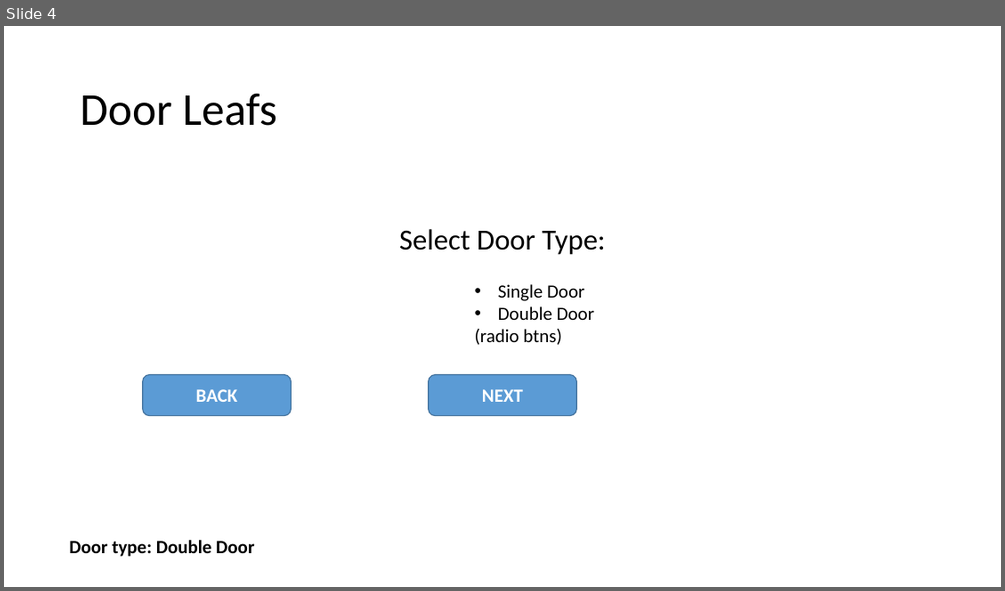
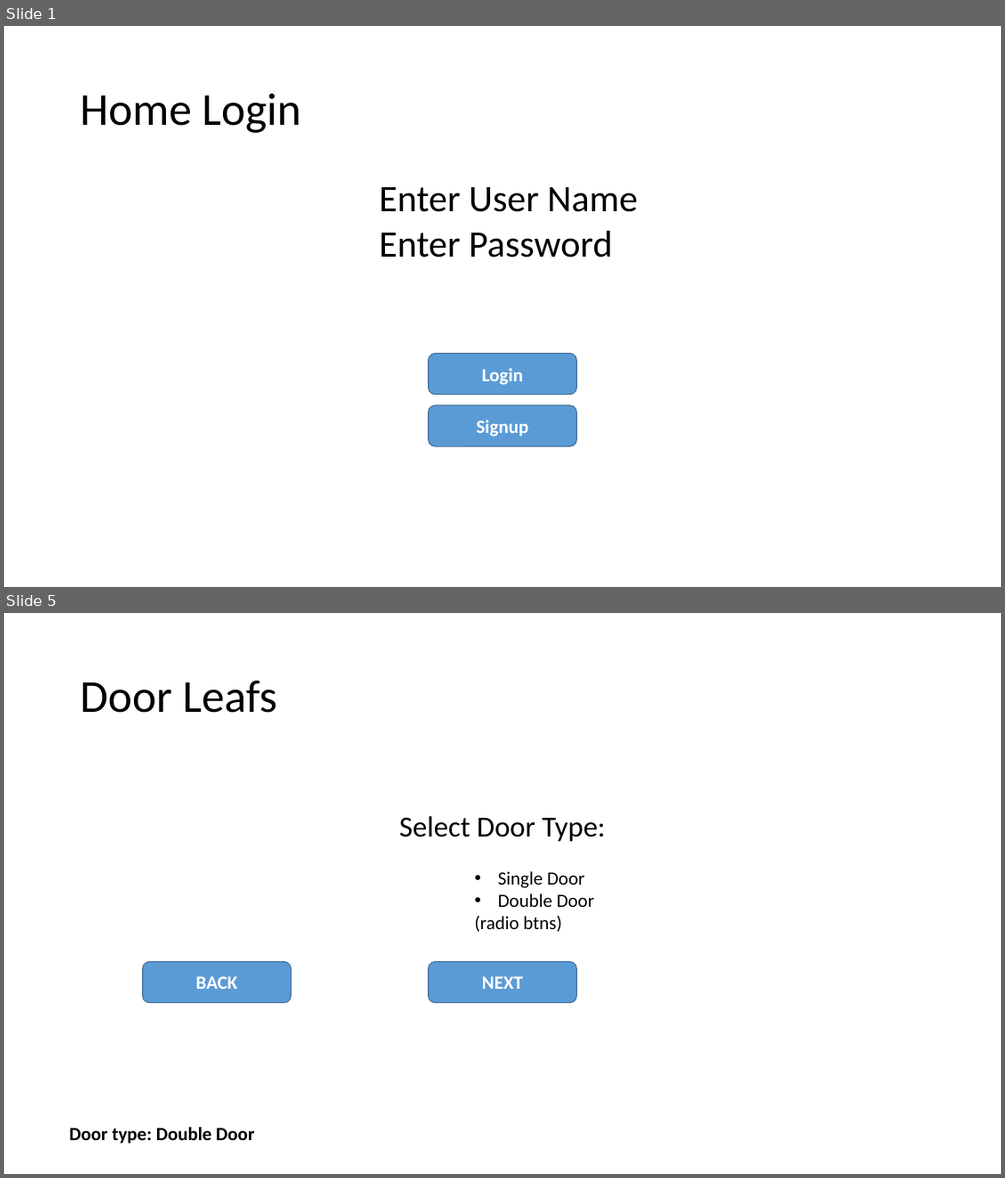
Before and after one commit to mohammed52/quotation-automator, a slide deck: app-quotation-automator.pptx. Shown one above the other, each under a label of ours: slide 4 before the commit, slides 1 and 5 after it; the slides between them are not shown. The pictures are 1005x591 and 1005x1178 pixels, drawn with LibreOffice and Linux fonts; fonts in the diff are those of the drawing. Boxes give left, top, right and bottom in pixels: in the first picture for what was removed or moved away, otherwise in the second. Text is boxed around its words. In the diff, an @@ line names an element or a change of style, - is before the commit and + after.

```diff
--- a/app-quotation-automator.pptx
+++ b/app-quotation-automator.pptx
@@ slide 1 added at <box>4,26,1001,587</box>, background #FFFFFF @@
@@ title added at <box>80,93,300,133</box>, 44 pt, text #000000 @@
+Home Login
@@ text added at <box>379,187,638,257</box>, 36 pt, text #000000 @@
+                Enter User Name
+                Enter Password
@@ rounded rectangle added at <box>428,354,576,394</box>, fill #5B9BD5, outline #43739E 1 pt, 18 pt, text #FFFFFF, bold @@
+Login
@@ rounded rectangle added at <box>428,405,576,446</box>, fill #5B9BD5, outline #43739E 1 pt, 18 pt, text #FFFFFF, bold @@
+Signup
@@ what was slide 4 is now slide 5 @@
```
Also in this commit, not shown: 8 slides changed, 2 other slides added, 1 slide removed, 8 other files.
